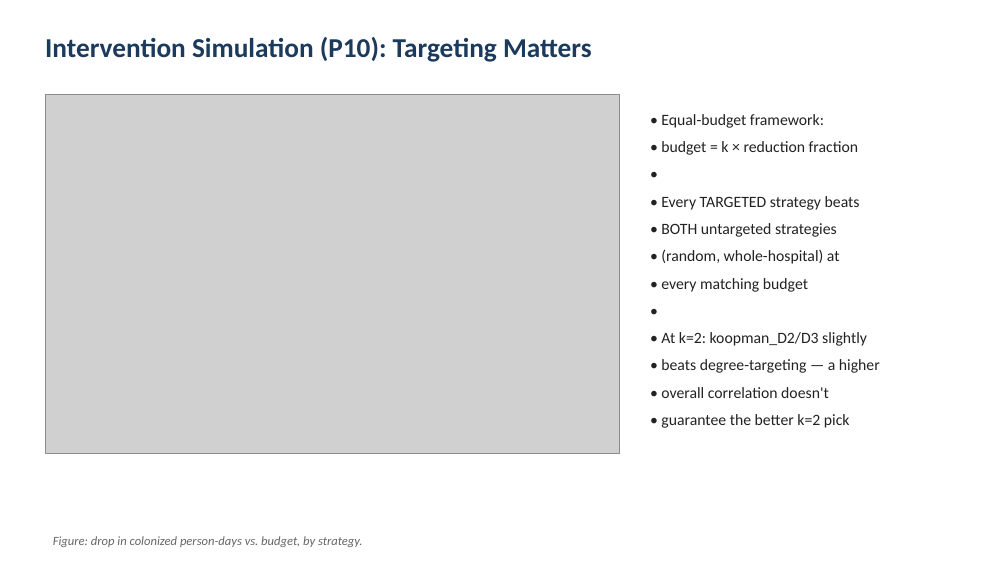
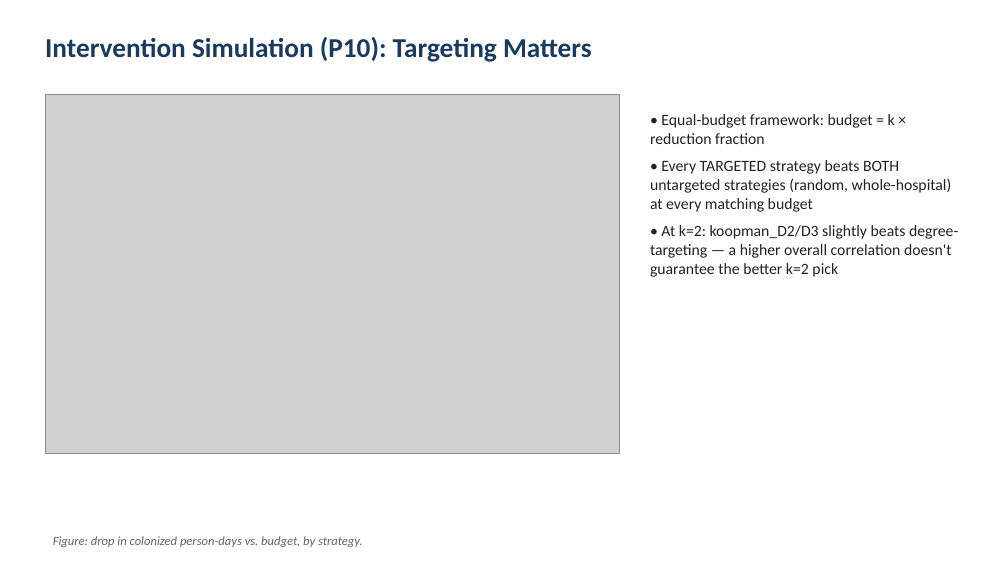
Before and after one commit to kirangautham-82899/Hospital-Acquired-Infection-Networks, a slide deck: slide 17 of P30_slides.pptx. Drawn at 1008x567 pixels with LibreOffice and Linux fonts; fonts in the diff are those of the drawing; grey boxes stand for pictures. Boxes give left, top, right and bottom in pixels: in the first picture for what was removed or moved away, otherwise in the second. Text is boxed around its words. In the diff, an @@ line names an element or a change of style, - is before the commit and + after.

```diff
--- a/P30_slides.pptx
+++ b/P30_slides.pptx
@@ text at box(650, 114, 958, 277): text changed @@
-• Equal-budget framework:
-• budget = k × reduction fraction
-•
-• Every TARGETED strategy beats
-• BOTH untargeted strategies
-• (random, whole-hospital) at
-• every matching budget
-•
-• At k=2: koopman_D2/D3 slightly
-• beats degree-targeting — a higher
-• overall correlation doesn't
-• guarantee the better k=2 pick
+• Equal-budget framework: budget = k × reduction fraction
+• Every TARGETED strategy beats BOTH untargeted strategies (random, whole-hospital) at every matching budget
+• At k=2: koopman_D2/D3 slightly beats degree-targeting — a higher overall correlation doesn't guarantee the better k=2 pick
```
Also in this commit, not shown: 6 other slides changed, 1 other file.
